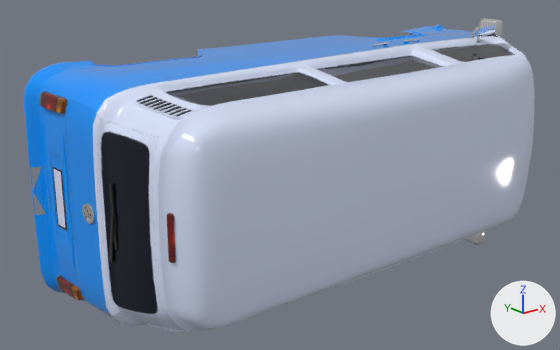
Before and after pictures for a commit that changed the OBJ model data/vehicle/VW_microbus/van_chassis.obj.
One viewpoint serves both versions: a 50 mm lens placed at (-5.68, -5.62, 1.87), pointed at (-1.65, -0.58, -0.14). Every picture has the same lights, and +X, +Y and +Z are marked at lower right. Where no turn or scale is listed for an object, it has been applied to the vertices. Vertices at the same position are counted once.

The first picture shows 'Volks_Van_Chassis_0416'.
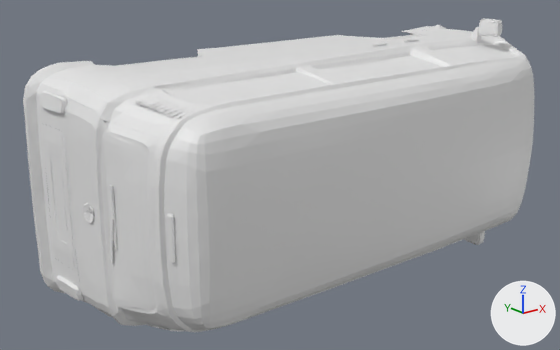
The newer file is also rescaled (x0.909), turned or shifted as a whole; pictures and numbers use the older file's frame.

Pixel boxes [x1, y1, x2, y2] of what changed, in the pictures (560 x 350 px):
part 1 of me_volks_van_chassis_0416, cut back: before [372, 19, 527, 246]; after [465, 19, 498, 245]
part 2 of me_volks_van_chassis_0416, cut back: before [41, 94, 193, 332]; after [29, 100, 187, 328]
part 3 of me_volks_van_chassis_0416, recoloured: [39, 19, 502, 331] in both
part 4 of me_volks_van_chassis_0416, recoloured: [23, 25, 535, 332] in both

The change, as a list of edits to the scene's bpy script:
```text
Change me_volks_van_chassis_0416:
    used by ob_volks_van_chassis_0416; location = (0.0, 0.0, 0.0)
    remove me_volks_van_chassis_0416.from_pydata(...)  # 8141 vertices, 14874 faces; spans x -3.65..1.15, y -1.74..0.04, z -1.11..1.11
    add me_volks_van_chassis_0416.from_pydata(...)  # 6827 vertices, 12609 faces; spans x -3.65..1.15, y -1.74..0.04, z -1.11..1.11
    me_volks_van_chassis_0416 part 1: 52 vertices moved within x -0.33..1.1, y -1.5..-0.18, z -1.1..1.1; 712 vertices removed from x -0.75..1.15, y -1.51..-0.15, z -1.11..1.11; 2 vertices added at x 1.06..1.13, y -0.6..-0.06, z 0.0
    me_volks_van_chassis_0416 part 2: 15 vertices moved within x -3.56..-3.08, y -1.41..-0.23, z -0.82..0.82; 615 vertices removed from x -3.59..-2.04, y -1.58..0.03, z -0.92..0.84; 8 vertices added at x -3.64..-1.23, y -0.45..0.04, z -0.78..0.0
    me_volks_van_chassis_0416 part 3: 2979 faces spanning x -3.59..1.1, y -1.58..-0.15, z -1.11..1.11 switch from mat_lambert14sg to no material
    me_volks_van_chassis_0416 part 4: 7336 faces spanning x -3.65..1.15, y -1.74..0.04, z -0.94..0.94 switch from mat_lambert13sg to no material
```
